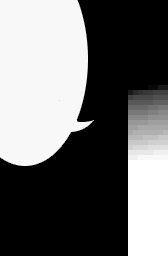
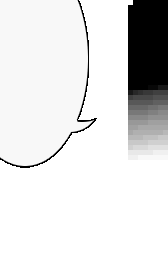
Two versions of the same layered image (168×256). Layer-by-layer changes:
painted on "Layer 0" over [0, 0, 133, 256]
